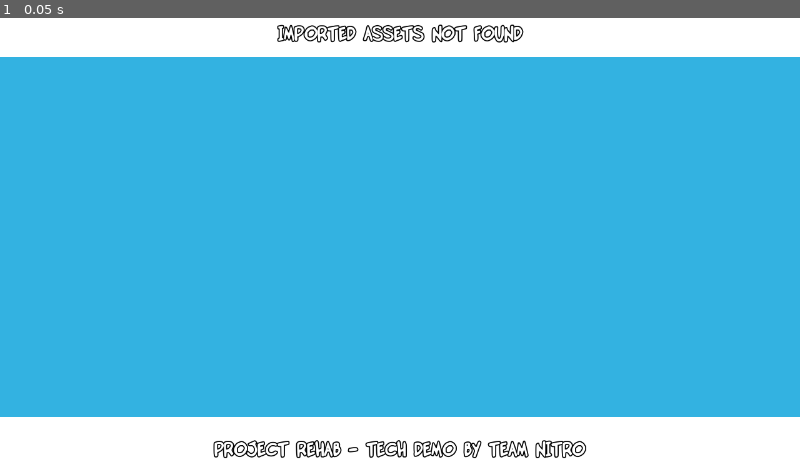
Above: before the commit, frame 1.
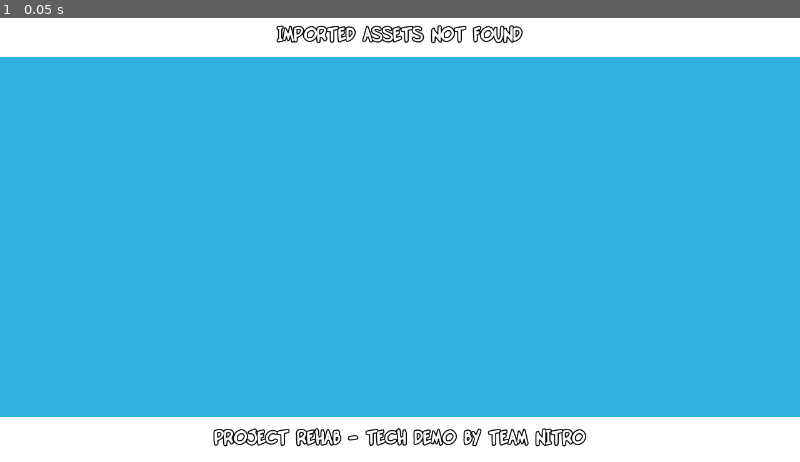
Above: after the commit, the same moment.

Repository: TheBetaM/Rehab
Game: Godot game, scene res://scenes/RehabSceneRoot.tscn
Same seed, same stepped clock (60 frames per second), same inputs: the game is played once before the commit and once after it. Before the commit the project starts from res://frontend/FE_LevelSelect.tscn.
Inputs:
- Up to frame 1 (0.05 s): no input

The runs differ from the first frame. In frame 1, 2.3% of the frame differs, in the area x 26-74%, y 1-100%.

Commit message:
SceneRoot/ChunkLink start, Skydome/WorldEnv as ref

Diff:
--- a/code/ALab/ActorInstance.gd
+++ b/code/ALab/ActorInstance.gd
@@ -4,7 +4,7 @@
 class_name ActorInstance
 @export var Prefab : PackedScene
 @export var InstanceScript : ALabScript
-@export var RefList: int
+@export var RefList: int = -1
 @export var LinkInstance : Array[NodePath]
 @export var LinkPath : Array[NodePath]
 @export var LinkPoint : Array[NodePath]
--- a/code/ALab/Agent.gd
+++ b/code/ALab/Agent.gd
@@ -50,11 +50,11 @@
 
 func _ready():
 	AudioSource = $AudioStreamPlayer3D
-	if (get_node("Children")):
+	if (get_node_or_null("Children")):
 		for i in $Children.get_children():
 			if (i is Agent):
 				SubActors.append(i)
-	if (get_node("Models")):
+	if (get_node_or_null("Models")):
 		for i in $Models.get_children():
 			SubModels.append(i)
 	#if (!Engine.is_editor_hint()):
--- a/code/ALab/AgentCharacter.gd
+++ b/code/ALab/AgentCharacter.gd
@@ -89,11 +89,20 @@
 var physCam : Camera3D
 
 static var activeCharacter : Agent
+static var ActiveActorTypes : Dictionary
 
 func _ready():
 	super()
+
+	if (!ActiveActorTypes.find_key(RegInt[CharISlot.AgentType])):
+		ActiveActorTypes[RegInt[CharISlot.AgentType]] = self
+	else:
+		visible = false
+		process_mode = Node.PROCESS_MODE_DISABLED
+
 	if (activeCharacter != null):
 		return
+
 	activeCharacter = self
 	physCam = Camera3D.new()
 	physCam.far = 90000.0;
@@ -107,6 +116,13 @@
 	oldBody.queue_free()
 	physBody = charBody
 
+func _exit_tree():
+	if (ActiveActorTypes.find_key(RegInt[CharISlot.AgentType]) != null):
+		if (ActiveActorTypes[RegInt[CharISlot.AgentType]] == self):
+			ActiveActorTypes.erase(RegInt[CharISlot.AgentType])
+	if (activeCharacter == self):
+		activeCharacter = null
+
 func _physics_process(delta):
 	var direction = Vector3.ZERO
 	var camdir = 0.0
@@ -131,8 +147,19 @@
 		pressed = true
 	if Input.is_action_pressed("ui_accept"):
 		velocity.y += 100 * delta
-	if Input.is_action_pressed("ui_cancel"):
+	if Input.is_action_just_pressed("ui_select"):
 		ReturnToLevelSelect()
+	if Input.is_action_just_pressed("ui_cancel"):
+		var cam = FreeLookCamera.new()
+		cam.testAgent = self
+		get_parent().add_child(cam)
+		physCam.current = false
+		cam.current = true
+		cam.far = 90000.0
+		cam.global_position = physCam.global_position
+		cam.global_rotation_degrees = physCam.global_rotation_degrees
+		process_mode = Node.PROCESS_MODE_DISABLED
+		return;
 	if Input.is_action_pressed("pad1_rstick_left"):
 		camdir += Input.get_action_raw_strength("pad1_rstick_left")
 	if Input.is_action_pressed("pad1_rstick_right"):
@@ -185,4 +212,4 @@
 func ReturnToLevelSelect():
 	if (activeCharacter == self):
 		await get_tree().create_timer(0.1).timeout
-		get_tree().change_scene_to_file("Frontend/FE_LevelSelect.tscn")
+		RehabSceneRoot.Root.ExitLevel()
--- a/code/Containers/ChunkLink.gd
+++ b/code/Containers/ChunkLink.gd
@@ -1,6 +1,90 @@
 # Godot data container class for ChunkLink
 extends Node3D
 class_name ChunkLink
-@export var Chunk : PackedScene
+@export_file("*.tscn") var ChunkPath : String
+@export var ChunkName : String
 @export var Type : int
 @export var Flags : int
+
+var ParentScene : ChunkScene
+var LoadedScene : PackedScene
+var LoadedChunk : Node3D
+var EnterTrigger : Area3D
+var LoadTriggers : Area3D #todo array
+#todo load area : cases where the load area only loads and not instantiates
+
+func _ready():
+
+	ParentScene = get_parent().get_parent()
+
+	if (ChunkPath.is_empty()):
+		return
+
+	if (get_node_or_null("EnterTrigger") != null):
+		EnterTrigger = get_node("EnterTrigger")
+		EnterTrigger.connect("body_entered", TrigEnter)
+		EnterTrigger.connect("body_exited", TrigExit)
+
+	if (get_node_or_null("LoadTriggers") != null):
+		LoadTriggers = $LoadTriggers/LoadTrigger_0
+		LoadTriggers.connect("body_entered", LoadTrigEnter)
+		LoadTriggers.connect("body_exited", LoadTrigExit)
+	elif (ParentScene.ActiveScene):
+		SpawnChunk()
+
+func TrigEnter(body):
+	if (LoadedChunk == null):
+		return
+	if (!ParentScene.ActiveScene):
+		return
+	if (body is CharacterBody3D):
+		var agent = body.get_parent().get_parent().get_parent()
+		if (agent is AgentCharacter and AgentCharacter.activeCharacter == agent):
+			pass
+
+func TrigExit(body):
+	pass
+
+func LoadTrigEnter(body):
+	if (LoadedChunk != null):
+		return
+	if (!ParentScene.ActiveScene):
+		return
+	if (body is CharacterBody3D):
+		var agent = body.get_parent().get_parent().get_parent()
+		if (agent is AgentCharacter and AgentCharacter.activeCharacter == agent):
+			SpawnChunk()
+
+func LoadTrigExit(body):
+	if (LoadedChunk == null):
+		return
+	if (!ParentScene.ActiveScene):
+		return
+	if (body is CharacterBody3D):
+		var agent = body.get_parent().get_parent().get_parent()
+		if (agent is AgentCharacter and AgentCharacter.activeCharacter == agent):
+			DespawnChunk()
+
+func SpawnChunk():
+	if (LoadedChunk != null):
+		return
+	if (LoadedScene == null):
+		var FullChunkPath = RehabGame.AssetsPath + ChunkPath
+		if (FileAccess.file_exists(FullChunkPath)):
+			ResourceLoader.load_threaded_request(FullChunkPath)
+			while ResourceLoader.load_threaded_get_status(FullChunkPath) == ResourceLoader.THREAD_LOAD_IN_PROGRESS:
+				await get_tree().process_frame
+			if ResourceLoader.load_threaded_get_status(FullChunkPath) == ResourceLoader.THREAD_LOAD_LOADED:
+				LoadedScene = ResourceLoader.load_threaded_get(FullChunkPath)
+			else:
+				printerr("FAILED TO LOAD SCENE AT " + FullChunkPath)
+		else:
+			printerr("FAILED TO FIND SCENE AT " + FullChunkPath)
+			return
+	LoadedChunk = RehabSceneRoot.Root.LoadChunk(LoadedScene, ChunkName, $ChunkHolder)
+
+func DespawnChunk():
+	if (LoadedChunk == null):
+		return
+	RehabSceneRoot.Root.UnloadChunk(LoadedChunk.name)
+	LoadedChunk = null
--- /dev/null
+++ b/code/Containers/ChunkScene.gd
@@ -0,0 +1,6 @@
+extends Node3D
+class_name ChunkScene
+
+@export_file("*.tscn") var SkydomePath : String
+@export var WorldEnv : Environment
+@export var ActiveScene : bool
--- a/code/Frontend/LevelSelectList.gd
+++ b/code/Frontend/LevelSelectList.gd
@@ -10,18 +10,24 @@
 var ItemCount = 0
 var Cooldown = 0.0
 var VideoDone = false
-var LevelLoading = false
-@onready var LogoTex = load("res://assets/Textures/Language/Titles/English/Crash.png")
-@onready var VoiceTest = load("res://assets/Sounds/GlobalVO/DRC244.wav")
-@onready var MusicTest = load("res://assets/Sounds/Music/1_1_Nsanity_Island.wav")
+#@onready var LogoTex = load("res://assets/Textures/Language/Titles/English/Crash.png")
+#@onready var VoiceTest = load("res://assets/Sounds/GlobalVO/DRC244.wav")
+#@onready var MusicTest = load("res://assets/Sounds/Music/1_1_Nsanity_Island.wav")
 
 func _ready():
+
 	#var success = ProjectSettings.load_resource_pack("res://test.zip")
 	#if (success):
 	#	print("pack loaded")
 	#else:
 	#	print("pack failed")
-	var dir = DirAccess.open("res://assets/Levels/");
+
+	if (!DirAccess.dir_exists_absolute(RehabGame.AssetsPath + "Levels/")):
+		printerr("No Levels directory found!")
+		$TitleLabel.text = "imported assets not found"
+		return
+
+	var dir = DirAccess.open(RehabGame.AssetsPath + "Levels/");
 	if dir:
 		dir.list_dir_begin()
 		var file_name = dir.get_next()
@@ -34,104 +40,58 @@
 		if (ItemCount == 0):
 			$TitleLabel.text = "imported assets not found"
 			return;
-		Labels[SelectedItem].add_theme_color_override("font_color", Color.AQUAMARINE)
-		Labels[SelectedItem].set_focus_mode(2)
-		$VideoPlayer.visible = true
-		$VideoPlayer.play()
-		if (LogoTex):
-			$TextureRect.texture = LogoTex
+		if ($VideoPlayer.stream != null):
+			$VideoPlayer.visible = true
+			$VideoPlayer.play()
+		else:
+			VideoDone = true
+		#if (LogoTex):
+		#	$TextureRect.texture = LogoTex
 	else:
 		print("An error occurred when trying to access the path.")
 		$TitleLabel.text = "imported assets not found"
 
 
 func CreateItem(itemname, id):
-	var NewNode = Label.new()
+	var NewNode = Button.new()
 	NewNode.text = itemname.replace("_","/").trim_suffix(".tscn")
 	NewNode.theme = LabelTheme
-	NewNode.gui_input.connect(OnLabelSelect.bind(Labels.size()))
+	NewNode.pressed.connect(func(): StartLevel(itemname))
 	NewNode.name = "LevelSelectItem" + str(id)
 	NewNode.mouse_filter = Control.MOUSE_FILTER_PASS
 	$ScrollContainer/VBoxContainer.add_child(NewNode)
+	if (id == 0):
+		NewNode.grab_focus()
 	Labels.append(NewNode)
 	Paths.append(itemname)
 
-func OnLabelSelect(event, id):
-	if event is InputEventMouseButton and event.button_index == 1 and event.pressed and !LevelLoading and VideoDone:
-		LevelLoading = true
-		#$AudioStreamPlayer.stream = FE_CLICK
-		#$AudioStreamPlayer.play()
-		StartLevel(Paths[id])
-	elif event is InputEventMouseMotion and VideoDone:
-		for item in Labels:
-			item.remove_theme_color_override("font_color")
-			item.release_focus()
-		Labels[id].add_theme_color_override("font_color", Color.AQUAMARINE)
-		Labels[id].set_focus_mode(2)
-		SelectedItem = id
+func ResetMenu():
+	Labels[0].grab_focus()
 
 func StartLevel(path):
-	$ScrollContainer.visible = false
-	$TextureRect.visible = false
-	$TitleLabel.text = "loading...\n" + path.replace("_","/").trim_suffix(".tscn")
-	$TitleLabel.anchor_top = 0.5
-	$TitleLabel.anchor_bottom = 0.5
-	await get_tree().create_timer(0.1).timeout
-	get_tree().change_scene_to_file("assets/Levels/" + path)
+	visible = false
+	process_mode = Node.PROCESS_MODE_DISABLED
+	RehabSceneRoot.Root.LoadScene(RehabGame.AssetsPath + "Levels/" + path)
 
 func _process(delta):
 	if (Cooldown > 0.0):
 		Cooldown = Cooldown - delta
 		return
 
-	if (Input.is_action_pressed("ui_up") and VideoDone):
-		SelectedItem = SelectedItem - 1
-		if (SelectedItem < 0):
-			SelectedItem = ItemCount - 1
-		Cooldown = 0.04
-		for item in Labels:
-			item.remove_theme_color_override("font_color")
-			item.release_focus()
-		Labels[SelectedItem].add_theme_color_override("font_color", Color.AQUAMARINE)
-		Labels[SelectedItem].set_focus_mode(2)
-		$ScrollContainer.ensure_control_visible(Labels[SelectedItem])
-		#$AudioStreamPlayer.stream = FE_SELECT
+	if (Input.is_action_pressed("ui_cancel") and VideoDone):
+		#$AudioStreamPlayer.stream = VoiceTest
 		#$AudioStreamPlayer.play()
-	if (Input.is_action_pressed("ui_down") and VideoDone):
-		SelectedItem = SelectedItem + 1
-		if (SelectedItem > ItemCount - 1):
-			SelectedItem = 0
-		Cooldown = 0.04
-		for item in Labels:
-			item.remove_theme_color_override("font_color")
-			item.release_focus()
-		Labels[SelectedItem].add_theme_color_override("font_color", Color.AQUAMARINE)
-		Labels[SelectedItem].set_focus_mode(2)
-		$ScrollContainer.ensure_control_visible(Labels[SelectedItem])
-		#$AudioStreamPlayer.stream = FE_SELECT
-		#$AudioStreamPlayer.play()
-	if (Input.is_action_pressed("ui_cancel") and VoiceTest != null and VideoDone):
-		$AudioStreamPlayer.stream = VoiceTest
-		$AudioStreamPlayer.play()
 		Cooldown = 0.5
 	if (Input.is_action_pressed("ui_accept")):
 		if (!VideoDone):
 			VideoDone = true
 			$VideoPlayer.stop()
 			$VideoPlayer.visible = false
-			if (MusicTest != null):
-				$MusicPlayer.stream = MusicTest
-				$MusicPlayer.play()
 			Cooldown = 0.25
-		elif (!LevelLoading):
-			#$AudioStreamPlayer.stream = FE_CLICK
-			#$AudioStreamPlayer.play()
-			LevelLoading = true
-			StartLevel(Paths[SelectedItem])
 
 func _on_VideoPlayer_finished():
 	VideoDone = true
 	$VideoPlayer.visible = false
-	if (MusicTest != null):
-		$MusicPlayer.stream = MusicTest
-		$MusicPlayer.play()
+	#if (MusicTest != null):
+		#$MusicPlayer.stream = MusicTest
+		#$MusicPlayer.play()
--- /dev/null
+++ b/code/Frontend/LoadingVisuals.gd
@@ -0,0 +1,4 @@
+extends Control
+
+func _ready():
+	$AnimationPlayer.play("TextAnim")
--- /dev/null
+++ b/code/Game/FreeLookCamera.gd
@@ -0,0 +1,154 @@
+class_name FreeLookCamera extends Camera3D
+
+# Modifier keys' speed multiplier
+const SHIFT_MULTIPLIER = 2.5
+const ALT_MULTIPLIER = 1.0 / SHIFT_MULTIPLIER
+
+
+@export_range(0.0, 1.0) var sensitivity: float = 0.25
+
+# Mouse state
+var _mouse_position = Vector2(0.0, 0.0)
+var _total_pitch = 0.0
+
+# Movement state
+var _direction = Vector3(0.0, 0.0, 0.0)
+var _velocity = Vector3(0.0, 0.0, 0.0)
+var _acceleration = 30
+var _deceleration = -10
+var _vel_multiplier = 4
+
+# Keyboard state
+var _w = false
+var _s = false
+var _a = false
+var _d = false
+var _q = false
+var _e = false
+var _shift = false
+var _alt = false
+
+var cooldown = 0.1
+@export var testAgent : Agent
+
+func _input(event):
+	# Receives mouse motion
+	if event is InputEventMouseMotion:
+		_mouse_position = event.relative
+
+	# Receives mouse button input
+	if event is InputEventMouseButton:
+		match event.button_index:
+			MOUSE_BUTTON_RIGHT: # Only allows rotation if right click down
+				Input.set_mouse_mode(Input.MOUSE_MODE_CAPTURED if event.pressed else Input.MOUSE_MODE_VISIBLE)
+			MOUSE_BUTTON_WHEEL_UP: # Increases max velocity
+				_vel_multiplier = clamp(_vel_multiplier * 1.1, 0.2, 20)
+			MOUSE_BUTTON_WHEEL_DOWN: # Decereases max velocity
+				_vel_multiplier = clamp(_vel_multiplier / 1.1, 0.2, 20)
+
+	# Receives key input
+	if event is InputEventKey:
+		match event.keycode:
+			KEY_W:
+				_w = event.pressed
+			KEY_S:
+				_s = event.pressed
+			KEY_A:
+				_a = event.pressed
+			KEY_D:
+				_d = event.pressed
+			KEY_Q:
+				_q = event.pressed
+			KEY_E:
+				_e = event.pressed
+			KEY_SHIFT:
+				_shift = event.pressed
+			KEY_ALT:
+				_alt = event.pressed
+			KEY_F:
+				ExitCam()
+
+# Updates mouselook and movement every frame
+func _process(delta):
+	_update_mouselook()
+	_update_movement(delta)
+	UpdateCamControls(delta)
+
+func UpdateCamControls(delta):
+	if (cooldown > 0):
+		cooldown -= delta
+		return
+	if Input.get_mouse_mode() == Input.MOUSE_MODE_CAPTURED:
+		return
+
+	_w = Input.is_action_pressed("ui_up")
+	_s = Input.is_action_pressed("ui_down")
+	_d = Input.is_action_pressed("ui_right")
+	_a = Input.is_action_pressed("ui_left")
+	_e = Input.is_action_pressed("ui_accept")
+	_q = Input.is_action_pressed("ui_select")
+	if Input.is_action_just_pressed("ui_cancel"):
+		ExitCam()
+		return;
+
+	if Input.is_action_pressed("pad1_rstick_left"):
+		global_rotation_degrees.y += 90.0 * delta * Input.get_action_strength("pad1_rstick_left")
+	elif Input.is_action_pressed("pad1_rstick_right"):
+		global_rotation_degrees.y += -90.0 * delta  * Input.get_action_strength("pad1_rstick_right")
+	if Input.is_action_pressed("pad1_rstick_up"):
+		global_rotation_degrees.x += 90.0 * delta * Input.get_action_strength("pad1_rstick_up")
+	elif Input.is_action_pressed("pad1_rstick_down"):
+		global_rotation_degrees.x += -90.0 * delta  * Input.get_action_strength("pad1_rstick_down")
+
+
+func ExitCam():
+	Input.set_mouse_mode(Input.MOUSE_MODE_VISIBLE)
+	testAgent.process_mode = Node.PROCESS_MODE_INHERIT
+	queue_free()
+
+# Updates camera movement
+func _update_movement(delta):
+	# Computes desired direction from key states
+	_direction = Vector3(
+		(_d as float) - (_a as float),
+		(_e as float) - (_q as float),
+		(_s as float) - (_w as float)
+	)
+
+	# Computes the change in velocity due to desired direction and "drag"
+	# The "drag" is a constant acceleration on the camera to bring it's velocity to 0
+	var offset = _direction.normalized() * _acceleration * _vel_multiplier * delta \
+		+ _velocity.normalized() * _deceleration * _vel_multiplier * delta
+
+	# Compute modifiers' speed multiplier
+	var speed_multi = 1
+	if _shift: speed_multi *= SHIFT_MULTIPLIER
+	if _alt: speed_multi *= ALT_MULTIPLIER
+
+	# Checks if we should bother translating the camera
+	if _direction == Vector3.ZERO and offset.length_squared() > _velocity.length_squared():
+		# Sets the velocity to 0 to prevent jittering due to imperfect deceleration
+		_velocity = Vector3.ZERO
+	else:
+		# Clamps speed to stay within maximum value (_vel_multiplier)
+		_velocity.x = clamp(_velocity.x + offset.x, -_vel_multiplier, _vel_multiplier)
+		_velocity.y = clamp(_velocity.y + offset.y, -_vel_multiplier, _vel_multiplier)
+		_velocity.z = clamp(_velocity.z + offset.z, -_vel_multiplier, _vel_multiplier)
+
+		translate(_velocity * delta * speed_multi)
+
+# Updates mouse look
+func _update_mouselook():
+	# Only rotates mouse if the mouse is captured
+	if Input.get_mouse_mode() == Input.MOUSE_MODE_CAPTURED:
+		_mouse_position *= sensitivity
+		var yaw = _mouse_position.x
+		var pitch = _mouse_position.y
+		_mouse_position = Vector2(0, 0)
+
+		# Prevents looking up/down too far
+		pitch = clamp(pitch, -90 - _total_pitch, 90 - _total_pitch)
+		_total_pitch += pitch
+
+		rotate_y(deg_to_rad(-yaw))
+		rotate_object_local(Vector3(1,0,0), deg_to_rad(-pitch))
--- /dev/null
+++ b/code/Game/RehabGame.gd
@@ -0,0 +1,9 @@
+class_name RehabGame
+
+var ChunkData : Dictionary # string ChunkName : list of persistent flags of instances
+var Progress : int = 0
+var Lives : int = 4
+var Fruit : int = 0
+var Crystals : int = 0
+var Gems : Dictionary #int levelID : list of gems?
+static var AssetsPath : String = "res://assets/"
--- /dev/null
+++ b/code/Game/RehabSceneRoot.gd
@@ -0,0 +1,90 @@
+extends Node3D
+class_name RehabSceneRoot
+
+var ActiveChunk : ChunkScene
+var Skydome : Node3D
+var SkydomePath : String
+static var Game : RehabGame = RehabGame.new()
+static var Root : RehabSceneRoot
+var Chunks : Array[ChunkScene]
+var ChunkNames : Array[StringName]
+
+func _init():
+	Root = self
+
+func _ready():
+	$LevelSelect.visible = true
+	$LevelSelect.process_mode = Node.PROCESS_MODE_INHERIT
+
+func LoadScene(path : String):
+	UnloadAllChunks()
+	$Loading.visible = true
+	$Loading.process_mode = Node.PROCESS_MODE_INHERIT
+	ResourceLoader.load_threaded_request(path)
+	while ResourceLoader.load_threaded_get_status(path) == ResourceLoader.THREAD_LOAD_IN_PROGRESS:
+		await get_tree().process_frame
+	if ResourceLoader.load_threaded_get_status(path) == ResourceLoader.THREAD_LOAD_LOADED:
+		var loadedPack = ResourceLoader.load_threaded_get(path)
+		var loadedScene = loadedPack.instantiate()
+		loadedScene.ActiveScene = true
+		$WorldEnv.environment = loadedScene.WorldEnv
+		add_child(loadedScene)
+		Chunks.append(loadedScene)
+		ChunkNames.append(loadedScene.name)
+		var skypath : String = RehabGame.AssetsPath + loadedScene.SkydomePath
+		if (!skypath.is_empty()):
+			var sky = ResourceLoader.load(skypath)
+			SkydomePath = skypath
+			Skydome = sky.instantiate()
+			add_child(Skydome)
+		$Loading.visible = false
+		$Loading.process_mode = Node.PROCESS_MODE_DISABLED
+		await get_tree().process_frame
+		await get_tree().process_frame
+		await get_tree().process_frame
+		if (AgentCharacter.activeCharacter == null):
+			printerr("LEVEL LOADED WITH NO CHARACTER")
+			ExitLevel()
+	else:
+		printerr("FAILED TO LOAD SCENE AT " + path)
+
+func LoadChunk(chunk : PackedScene, chunkName : String, holder : Node3D):
+	if (ChunkNames.find(chunkName) == -1):
+		print("[ROOT] Spawning " + chunkName)
+		var LoadedChunk = chunk.instantiate()
+		holder.add_child(LoadedChunk)
+		LoadedChunk.reparent(self)
+		if (LoadedChunk.get_node_or_null("Lights") != null):
+			LoadedChunk.get_node("Lights").visible = false
+		#todo: disable collision?
+		Chunks.append(LoadedChunk)
+		ChunkNames.append(chunkName)
+		return LoadedChunk
+	else:
+		return null
+
+func UnloadChunk(chunk : String):
+	var pos = ChunkNames.find(chunk)
+	if (pos != -1):
+		print("[ROOT] Unloading " + chunk)
+		Chunks[pos].queue_free()
+		Chunks.remove_at(pos)
+		ChunkNames.remove_at(pos)
+		return
+
+func UnloadAllChunks():
+	for i in range(Chunks.size()):
+		Chunks[i].queue_free()
+	for i in range(Chunks.size()):
+		Chunks.remove_at(i)
+		ChunkNames.remove_at(i)
+	Chunks.clear()
+	ChunkNames.clear()
+	if (Skydome != null):
+		Skydome.queue_free()
+
+func ExitLevel():
+	UnloadAllChunks()
+	$LevelSelect.visible = true
+	$LevelSelect.process_mode = Node.PROCESS_MODE_INHERIT
+	$LevelSelect.ResetMenu()
--- a/frontend/ControlTheme_Rehab.tres
+++ b/frontend/ControlTheme_Rehab.tres
@@ -50,6 +50,12 @@
 
 [resource]
 default_font = SubResource("1")
+Button/colors/font_focus_color = Color(0, 0.752941, 1, 1)
+Button/colors/font_hover_color = Color(0, 0.752941, 1, 1)
+Button/colors/font_outline_color = Color(0, 0, 0, 1)
+Button/colors/font_pressed_color = Color(0, 0.466667, 1, 1)
+Button/constants/outline_size = 16
+Button/font_sizes/font_size = 32
 Label/colors/font_color = Color(1, 1, 1, 1)
 Label/colors/font_outline_color = Color(0, 0, 0, 1)
 Label/constants/outline_size = 7
--- a/frontend/FE_LevelSelect.tscn
+++ b/frontend/FE_LevelSelect.tscn
@@ -3,7 +3,7 @@
 [ext_resource type="Theme" uid="uid://b06yjyl4s3uf6" path="res://frontend/ControlTheme_Rehab.tres" id="1"]
 [ext_resource type="Script" path="res://code/Frontend/LevelSelectList.gd" id="1_axws6"]
 
-[node name="Control" type="Control"]
+[node name="LevelSelect" type="Control"]
 layout_mode = 3
 anchors_preset = 15
 anchor_right = 1.0
@@ -34,23 +34,21 @@
 metadata/_edit_layout_mode = 1
 
 [node name="TitleLabel" type="Label" parent="."]
-layout_mode = 0
-anchor_left = 0.5
-anchor_top = 0.05
-anchor_right = 0.5
-anchor_bottom = 0.05
-offset_left = -44.5
-offset_top = -10.0
-offset_right = 44.5
-offset_bottom = 10.0
+custom_minimum_size = Vector2(0, 75)
+layout_mode = 1
+anchors_preset = 10
+anchor_right = 1.0
+offset_bottom = 36.0
 grow_horizontal = 2
-grow_vertical = 2
 theme = ExtResource("1")
 text = "level select"
+horizontal_alignment = 1
+vertical_alignment = 1
 metadata/_edit_layout_mode = 1
 metadata/_edit_use_custom_anchors = true
 
 [node name="TitleLabel2" type="Label" parent="."]
+custom_minimum_size = Vector2(0, 75)
 layout_mode = 1
 anchors_preset = 12
 anchor_top = 1.0
@@ -78,6 +76,7 @@
 
 [node name="VBoxContainer" type="VBoxContainer" parent="ScrollContainer"]
 layout_mode = 2
+size_flags_horizontal = 3
 alignment = 1
 
 [node name="VideoPlayer" type="VideoStreamPlayer" parent="."]
--- /dev/null
+++ b/frontend/FE_Loading.tscn
@@ -0,0 +1,65 @@
+[gd_scene load_steps=5 format=3 uid="uid://dbctcygs8r8uu"]
+
+[ext_resource type="Script" path="res://code/Frontend/LoadingVisuals.gd" id="1_3aivc"]
+[ext_resource type="Theme" uid="uid://b06yjyl4s3uf6" path="res://frontend/ControlTheme_Rehab.tres" id="1_oyfxq"]
+
+[sub_resource type="Animation" id="Animation_tdvw6"]
+resource_name = "TextAnim"
+loop_mode = 1
+tracks/0/type = "value"
+tracks/0/imported = false
+tracks/0/enabled = true
+tracks/0/path = NodePath("Label:scale")
+tracks/0/interp = 1
+tracks/0/loop_wrap = true
+tracks/0/keys = {
+"times": PackedFloat32Array(0, 0.5, 1),
+"transitions": PackedFloat32Array(2, 0.5, 2),
+"update": 0,
+"values": [Vector2(1.1, 1.1), Vector2(0.9, 0.9), Vector2(1.1, 1.1)]
+}
+
+[sub_resource type="AnimationLibrary" id="AnimationLibrary_ghwwr"]
+_data = {
+"TextAnim": SubResource("Animation_tdvw6")
+}
+
+[node name="FE_Loading" type="Control"]
+layout_mode = 3
+anchors_preset = 15
+anchor_right = 1.0
+anchor_bottom = 1.0
+grow_horizontal = 2
+grow_vertical = 2
+script = ExtResource("1_3aivc")
+
+[node name="ColorRect" type="ColorRect" parent="."]
+layout_mode = 1
+anchors_preset = 15
+anchor_right = 1.0
+anchor_bottom = 1.0
+grow_horizontal = 2
+grow_vertical = 2
+color = Color(0, 0, 0, 1)
+
+[node name="Label" type="Label" parent="."]
+custom_minimum_size = Vector2(0, 100)
+layout_mode = 2
+offset_left = 561.0
+offset_top = 620.0
+offset_right = 719.0
+offset_bottom = 720.0
+grow_horizontal = 2
+grow_vertical = 0
+scale = Vector2(1.1, 1.1)
+pivot_offset = Vector2(79, 50)
+theme = ExtResource("1_oyfxq")
+theme_override_font_sizes/font_size = 48
+text = "loading"
+horizontal_alignment = 1
+vertical_alignment = 1
+
+[node name="AnimationPlayer" type="AnimationPlayer" parent="."]
+libraries = {
+"": SubResource("AnimationLibrary_ghwwr")
+}
--- a/project.godot
+++ b/project.godot
@@ -11,7 +11,7 @@
 [application]
 
 config/name="Rehab"
-run/main_scene="res://frontend/FE_LevelSelect.tscn"
+run/main_scene="res://scenes/RehabSceneRoot.tscn"
 config/features=PackedStringArray("4.1", "Forward Plus")
 boot_splash/bg_color=Color(0, 0, 0, 1)
 boot_splash/show_image=false
@@ -44,7 +44,7 @@
 ui_cancel={
 "deadzone": 0.5,
 "events": [Object(InputEventKey,"resource_local_to_scene":false,"resource_name":"","device":0,"window_id":0,"alt_presse …(181 unchanged characters)…
-, Object(InputEventJoypadButton,"resource_local_to_scene":false,"resource_name":"","device":-1,"button_index":3,"pressure":0.0,"pressed":false,"script":null)
+, Object(InputEventJoypadButton,"resource_local_to_scene":false,"resource_name":"","device":-1,"button_index":1,"pressure":0.0,"pressed":false,"script":null)
 ]
 }
 pad1_rstick_left={
--- /dev/null
+++ b/scenes/RehabSceneRoot.tscn
@@ -0,0 +1,21 @@
+[gd_scene load_steps=5 format=3 uid="uid://by5ieljhkskx8"]
+
+[ext_resource type="Script" path="res://code/Game/RehabSceneRoot.gd" id="1_nokr2"]
+[ext_resource type="PackedScene" uid="uid://dj63qinhimnyd" path="res://frontend/FE_LevelSelect.tscn" id="2_hbkbo"]
+[ext_resource type="PackedScene" uid="uid://dbctcygs8r8uu" path="res://frontend/FE_Loading.tscn" id="3_w1df3"]
+
+[sub_resource type="Environment" id="Environment_e4v8o"]
+
+[node name="Root" type="Node3D"]
+script = ExtResource("1_nokr2")
+
+[node name="LevelSelect" parent="." instance=ExtResource("2_hbkbo")]
+process_mode = 4
+visible = false
+
+[node name="Loading" parent="." instance=ExtResource("3_w1df3")]
+process_mode = 4
+visible = false
+
+[node name="WorldEnv" type="WorldEnvironment" parent="."]
+environment = SubResource("Environment_e4v8o")
